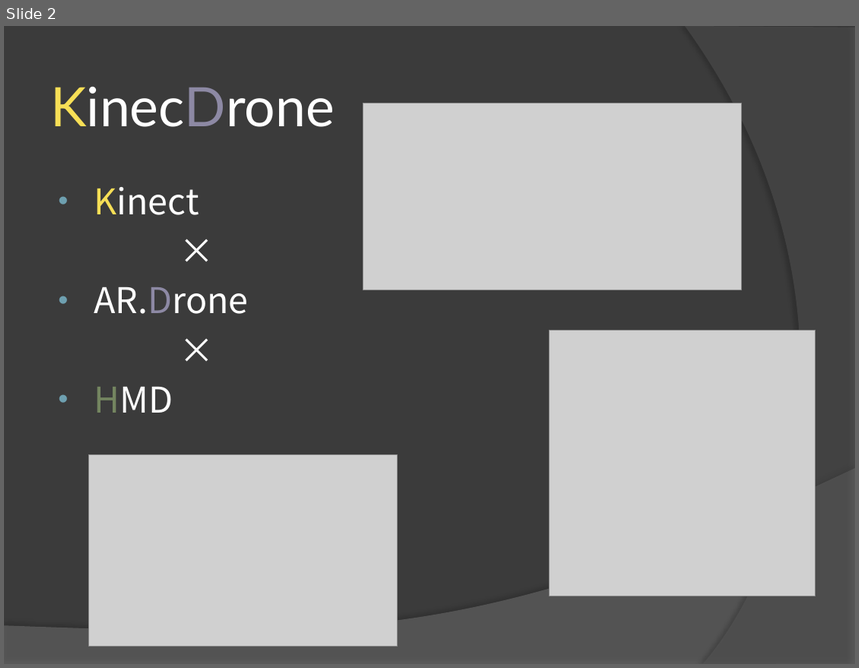
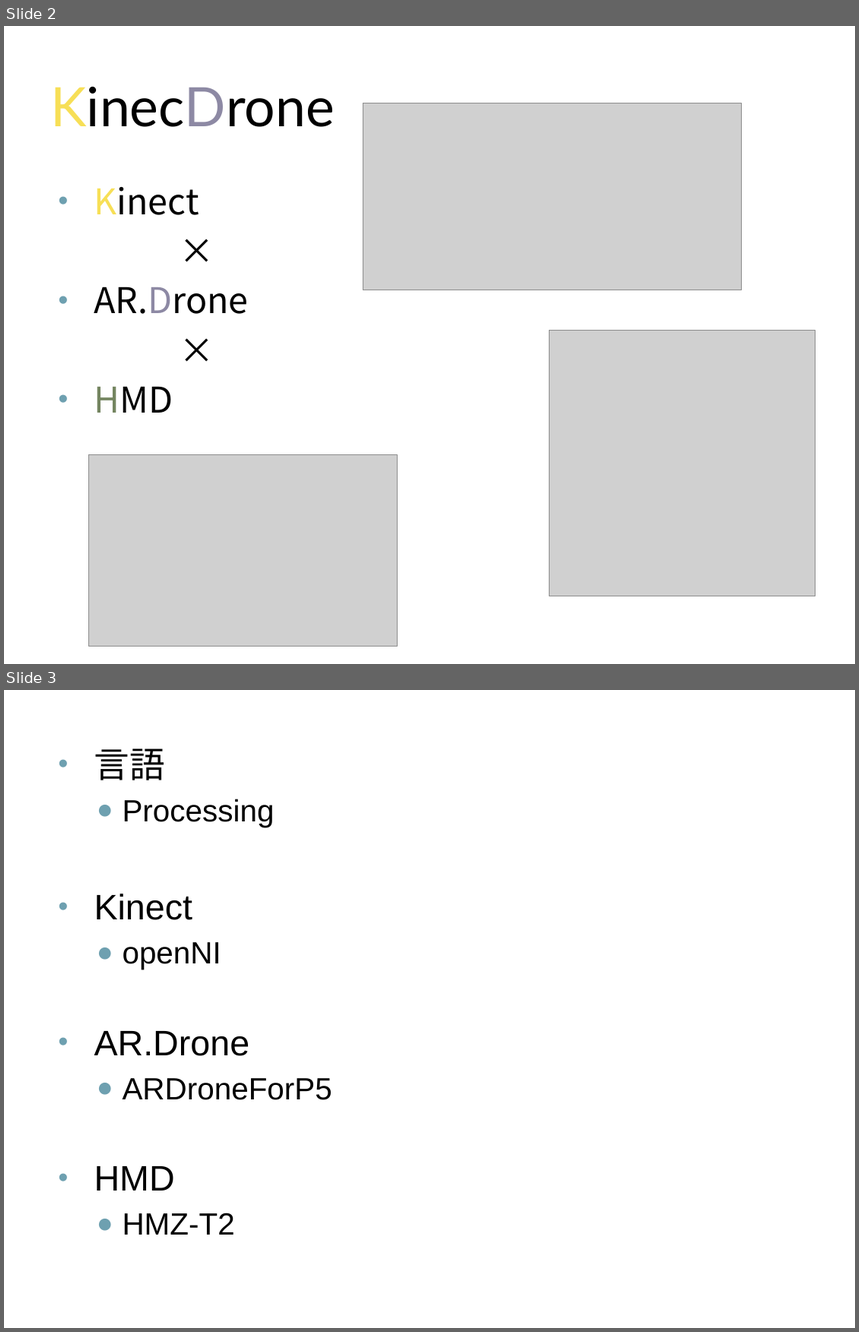
Before and after one commit to Kender09/dcl.apple, a slide deck: KinecDrone2.pptx. Shown one above the other, each under a label of ours: slide 2 before the commit, slides 2 and 3 after it. The pictures are 859x668 and 859x1332 pixels, drawn with LibreOffice and Linux fonts; fonts in the diff are those of the drawing; grey boxes stand for pictures. Boxes give left, top, right and bottom in pixels: in the first picture for what was removed or moved away, otherwise in the second. Text is boxed around its words. In the diff, an @@ line names an element or a change of style, - is before the commit and + after.

```diff
--- a/KinecDrone2.pptx
+++ b/KinecDrone2.pptx
@@ slide 3 added at (4,690,855,1328), background #FFFFFF @@
@@ text added at (94,749,332,1235), 26 pt, text #000000 @@
+• 言語
+  ● Processing
+• Kinect
+  ● openNI
+• AR.Drone
+  ● ARDroneForP5
+• HMD
+  ● HMZ-T2
@@ slide 2 changed as well @@
@@ background #3B3B3B to #FFFFFF @@
@@ freeform shape removed at (685,26,855,664) @@
@@ title "KinecDrone" at (51,86,335,127): text colour #FFFFFF to #000000 in "KinecDrone" @@
@@ text "Kinect" at (94,187,249,413): text colour #FFFFFF to #000000 in "Kinect", "×", "AR.Drone", "×" and 1 more places @@
@@ freeform shape removed at (4,468,855,664) @@
```
Also in this commit, not shown: 1 other slide changed, 5 other slides added, 1 slide removed, 5 other files.
